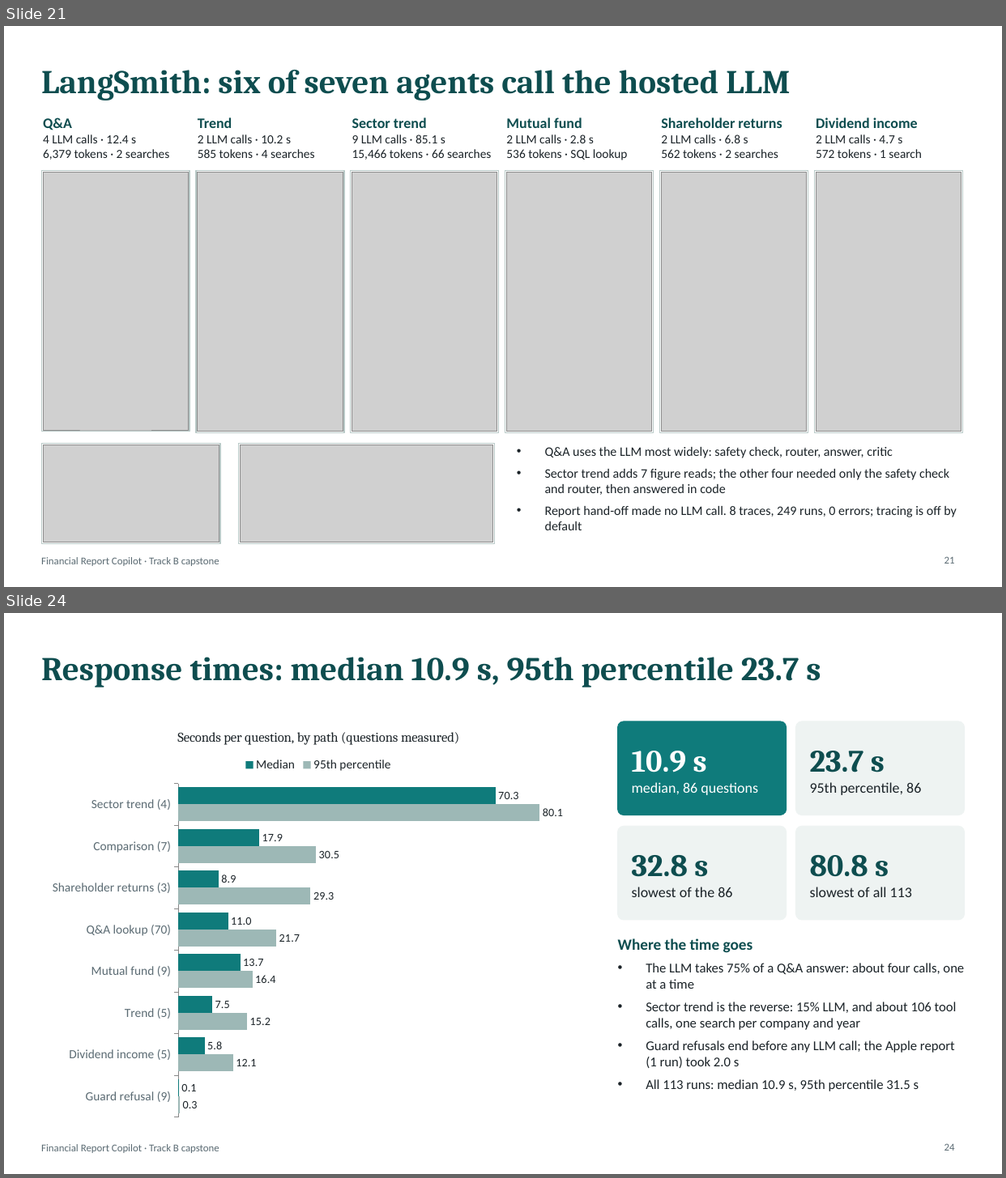
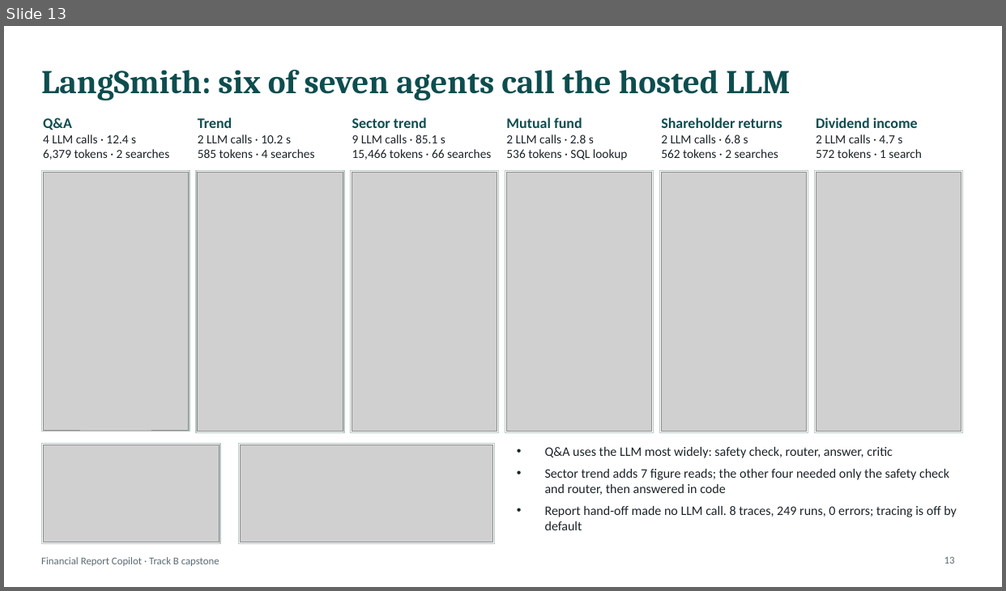
Before and after one commit to rama159065/Capstone, a slide deck: Financial_Report_Copilot_Technical_Deck.pptx. Shown one above the other, each under a label of ours: slides 21 and 24 before the commit, slide 13 after it; the slides between them are not shown. The pictures are 1006x1178 and 1006x591 pixels, drawn with LibreOffice and Linux fonts; fonts in the diff are those of the drawing; grey boxes stand for pictures. Boxes give left, top, right and bottom in pixels: in the first picture for what was removed or moved away, otherwise in the second. Text is boxed around its words. In the diff, an @@ line names an element or a change of style, - is before the commit and + after.

```diff
--- a/Financial_Report_Copilot_Technical_Deck.pptx
+++ b/Financial_Report_Copilot_Technical_Deck.pptx
@@ slide 24 removed at box(4, 613, 1002, 1174), background #FFFFFF; not listed: 1 template element that a slide beside it also shows @@
@@ title removed at box(41, 657, 820, 688) @@
-Response times: median 10.9 s, 95th percentile 23.7 s
@@ bar chart removed at box(41, 714, 595, 1126) @@
-title "Seconds per question, by path (questions measured)"
-categories: Guard refusal (9), Dividend income (5), Trend (5), Mutual fund (9), Q&A lookup (70), Shareholder returns (3), Comparison (7), Sector trend (4)
-95th percentile: 0.3, 12.1, 15.2, 16.4, 21.7, 29.3, 30.5, 80.1
-Median: 0.1, 5.8, 7.5, 13.7, 11, 8.9, 17.9, 70.3
@@ rounded rectangle removed at box(618, 722, 786, 815) @@
@@ rounded rectangle removed at box(796, 722, 965, 815) @@
@@ text removed at box(632, 751, 707, 773) @@
-10.9 s
-median, 86 questions
@@ text removed at box(683, 751, 884, 793) @@
-23.7 s
-95th percentile, 86
@@ rounded rectangle removed at box(618, 826, 786, 920) @@
@@ rounded rectangle removed at box(796, 826, 965, 920) @@
@@ text removed at box(632, 855, 732, 897) @@
-32.8 s
-slowest of the 86
@@ text removed at box(810, 855, 912, 897) @@
-80.8 s
-slowest of all 113
@@ text removed at box(618, 939, 964, 1092) @@
-Where the time goes
-• The LLM takes 75% of a Q&A answer: about four calls, one at a time
-• Sector trend is the reverse: 15% LLM, and about 106 tool calls, one search per company and year
-• Guard refusals end before any LLM call; the Apple report (1 run) took 2.0 s
-• All 113 runs: median 10.9 s, 95th percentile 31.5 s
@@ page number removed at box(944, 1144, 955, 1151) @@
-24
@@ what was slide 21 is now slide 13 @@
@@ page number at box(944, 557, 955, 564): text changed @@
-21
+13
```
Also in this commit, not shown: 14 slides changed, 1 slide added, 16 other slides removed, 1 other file.
